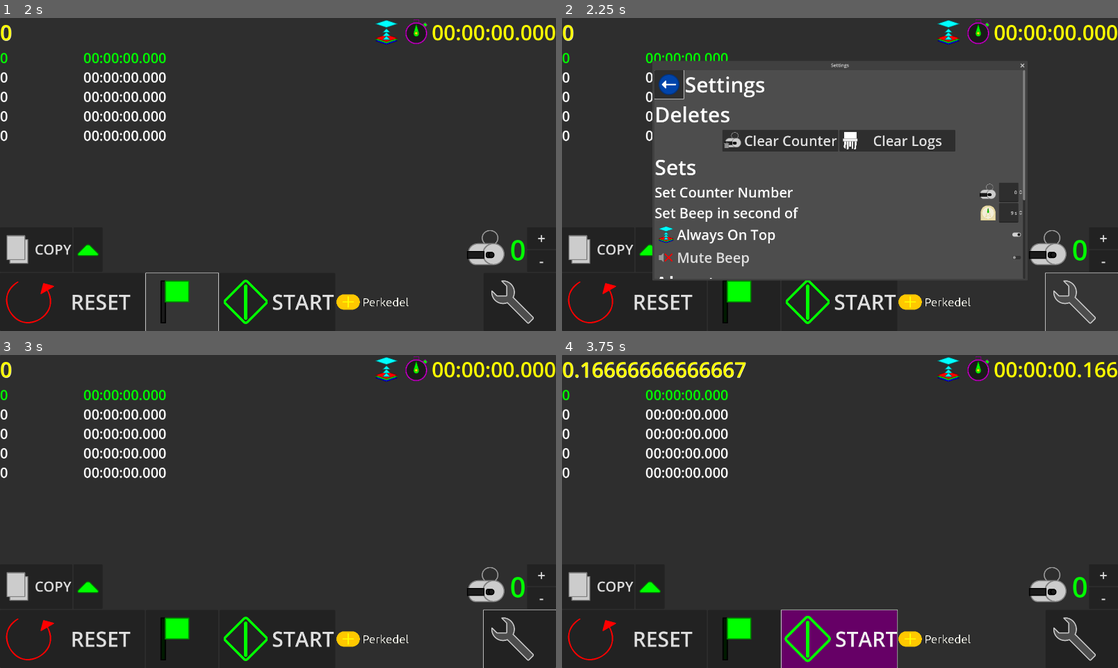
Above: before the commit, frames 1-4 (two rows, left to right).
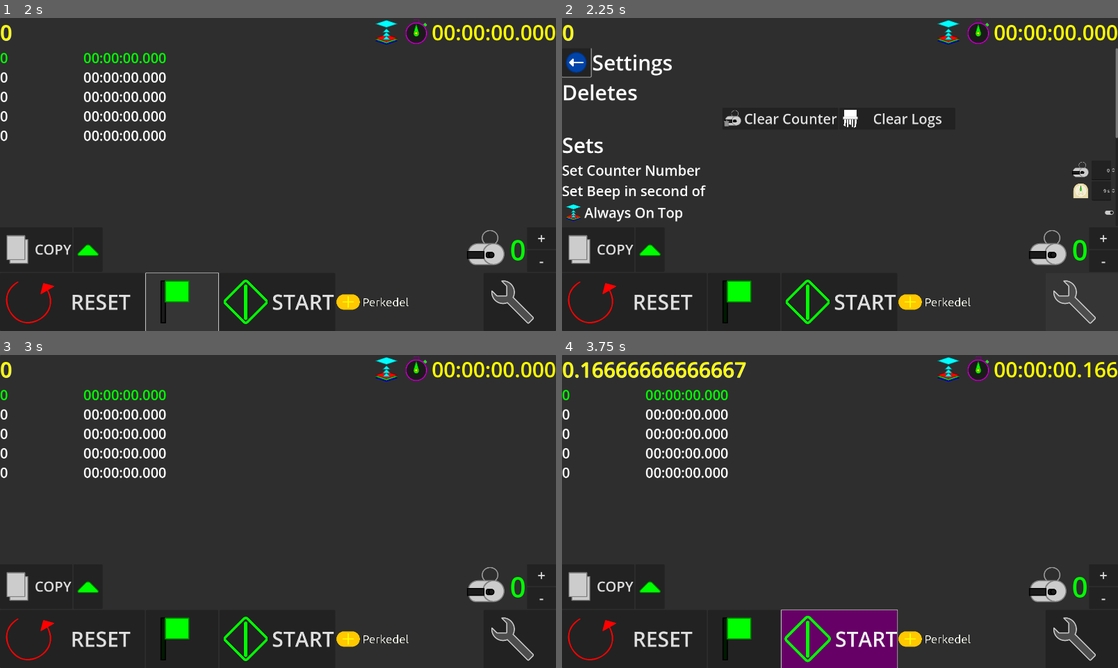
Above: after the commit, the same moments.

Repository: Perkedel/IdiotStopwatch
Game: Godot game, scene res://GameDVDCardtridge/IdiotStopwatch/idiot_stopwatch.tscn
Two runs of this game, one before a commit and one after it. Both use one fixed random seed, a clock stepped at 60 frames per second and the inputs below.
Inputs (mouse positions are in pixels of both pictures, inside the frame that each line leads up to; where the layout moved, square brackets give the same spot in the first picture):
- Up to frame 1 (2 s): click "RESET" at 0.5 s; click (183, 302) at 1.25 s
- Up to frame 2 (2.25 s): click (1079, 302) at 2 s
- Up to frame 3 (3 s): click (16, 398) [105, 420] at 2.75 s
- Up to frame 4 (3.75 s): click "START" at 3.5 s

Frame 1 is identical in both runs. In frame 2, 44% of the frame differs, in the area x 0-100%, y 9-100%; in frame 3, less than 0.1%; in frame 4, nothing differs.

Commit message:
setting use same window
it is safe to shutdown computer now

Diff:
--- a/GameDVDCardtridge/IdiotStopwatch/idiot_stopwatch.gd
+++ b/GameDVDCardtridge/IdiotStopwatch/idiot_stopwatch.gd
@@ -4,7 +4,7 @@
 
 @onready var timerDisplaySec:Label = $Control/VBoxContainer/TimeringOver/Timering/TimerDisplaySec
 @onready var timerDisplayFormat:Label = $Control/VBoxContainer/TimeringOver/Timering/TimerDisplayFormat
-@onready var logDisplay:RichTextLabel = $Control/VBoxContainer/Logs
+@onready var logDisplay:RichTextLabel = $Control/VBoxContainer/ContainsLogs/Logs
 @onready var counterDisplay:Label = $Control/VBoxContainer/HBoxContainer/CounterOverscroll/HBoxContainer/Counter
 @onready var resetButton:Button = $Control/VBoxContainer/Buttons/Reseter
 @onready var lapButton:Button = $Control/VBoxContainer/Buttons/Lapper
@@ -13,7 +13,9 @@
 @onready var backPanel:Panel = $Control/Bgron
 @onready var settingWindow:Window = $Control/SettingWindow
 @onready var confirmWindow:ConfirmationDialog = $Control/AreYouSure
+#@onready var settingContent:IdiotStopWatchSetting = $Control/SettingWindow/IdiotStopwatchSetting
 @onready var settingContent:IdiotStopWatchSetting = $Control/SettingWindow/IdiotStopwatchSetting
+@onready var settingOwnContent:IdiotStopWatchSetting = $Control/VBoxContainer/ContainsLogs/IdiotStopwatchSetting
 @onready var appIcon:TextureRect = $Control/VBoxContainer/TimeringOver/Timering/AppIcon
 @onready var muteIcon:TextureRect = $Control/VBoxContainer/TimeringOver/Timering/MuteIcon
 @onready var isOnTopIcon:TextureRect = $Control/VBoxContainer/TimeringOver/Timering/IsOnTopIcon
@@ -24,6 +26,7 @@
 @export var muteSound:bool = false
 @export var savePath:String = "user://Simpan/IdiotStopwatch/IdiotStopwatch.json"
 @export var saveDir:String = "user://Simpan/IdiotStopwatch/"
+@export var settingUsesSameWindow:bool = true
 
 var started:bool = false # is stopwatch running
 var countingNumber:int = 0 # number of reset while the stopwatch running
@@ -38,6 +41,7 @@
 	mute= false,
 }
 var dialogDoThe:String = ''
+var flagSettingOpened:bool = false
 
 var timerLogs:PackedFloat64Array = [0,0,0]
 
@@ -61,6 +65,7 @@
 	appIcon.tooltip_text = "Idiot Stopwatch v"+version
 	loaden()
 	resetButton.grab_focus()
+	beep()
 	pass # Replace with function body.
 
 func toTimeFormat(numbering:float)->String:
@@ -324,12 +329,14 @@
 	pass
 
 func logTimer():
+	#closeSettingWindow()
 	timerLogs.insert(0,timering)
 	refreshLogDisplay()
 	save()
 	pass
 
 func resetTimer():
+	#closeSettingWindow()
 	logTimer()
 	timering = 0
 	if started:
@@ -337,23 +344,49 @@
 	save()
 	pass
 
+func toggleSettingWindow():
+	if flagSettingOpened:
+		closeSettingWindow()
+	else:
+		openSettingWindow()
+	pass
+
 func openSettingWindow():
 	print('Setting')
-	setTimer(false)
-	settingContent.setBufferCounter(countingNumber)
-	settingContent.setBufferBeepInSec(timerBeepsAtSecond)
-	settingContent.setBufferOnTop(getIsOnTop())
-	settingContent.setBufferMute(muteSound)
-	settingContent.setBufferVersion(version)
-	settingWindow.always_on_top = getIsOnTop()
-	settingWindow.reset_size()
-	settingWindow.popup_centered()
+	if not settingUsesSameWindow:
+		setTimer(false)
+	if settingUsesSameWindow:
+		settingContent.setBufferCounter(countingNumber)
+		settingContent.setBufferBeepInSec(timerBeepsAtSecond)
+		settingOwnContent.setBufferOnTop(getIsOnTop())
+		settingOwnContent.setBufferMute(muteSound)
+		settingOwnContent.setBufferVersion(version)
+		logDisplay.hide()
+		settingOwnContent.show()
+		pass
+	else:
+		settingContent.setBufferCounter(countingNumber)
+		settingContent.setBufferBeepInSec(timerBeepsAtSecond)
+		settingContent.setBufferOnTop(getIsOnTop())
+		settingContent.setBufferMute(muteSound)
+		settingContent.setBufferVersion(version)
+		settingWindow.always_on_top = getIsOnTop()
+		settingWindow.reset_size()
+		settingWindow.popup_centered()
+		pass
+	flagSettingOpened = true
 	pass
 
 func closeSettingWindow():
-	settingWindow.hide()
+	if settingUsesSameWindow:
+		settingOwnContent.hide()
+		logDisplay.show()
+		pass
+	else:
+		setTimer(false)
+		settingWindow.hide()
 	setOnTop(getIsOnTop())
-	setTimer(false)
+	flagSettingOpened = false
 	save()
 	pass
 
@@ -374,6 +407,7 @@
 	_timerCondition()
 
 func toggleTimer():
+	#closeSettingWindow()
 	started = not started
 	_timerCondition()
 	pass
@@ -445,7 +479,8 @@
 
 
 func _on_settinger_pressed():
-	openSettingWindow()
+	#openSettingWindow()
+	toggleSettingWindow()
 	pass # Replace with function body.
 
 
--- a/GameDVDCardtridge/IdiotStopwatch/idiot_stopwatch.tscn
+++ b/GameDVDCardtridge/IdiotStopwatch/idiot_stopwatch.tscn
@@ -91,7 +91,11 @@
 theme_override_font_sizes/font_size = 72
 text = "00:00:00"
 
-[node name="Logs" type="RichTextLabel" parent="Control/VBoxContainer"]
+[node name="ContainsLogs" type="HBoxContainer" parent="Control/VBoxContainer"]
+layout_mode = 2
+size_flags_vertical = 3
+
+[node name="Logs" type="RichTextLabel" parent="Control/VBoxContainer/ContainsLogs"]
 layout_mode = 2
 size_flags_horizontal = 3
 size_flags_vertical = 3
@@ -107,6 +111,11 @@
 12312
 
 "
+
+[node name="IdiotStopwatchSetting" parent="Control/VBoxContainer/ContainsLogs" instance=ExtResource("2_47uch")]
+visible = false
+layout_mode = 2
+handoverSystemItself = NodePath("../../../..")
 
 [node name="Loggings" type="HBoxContainer" parent="Control/VBoxContainer"]
 visible = false
@@ -310,6 +319,11 @@
 [node name="Beeper" type="AudioStreamPlayer" parent="."]
 stream = ExtResource("2_7m24n")
 
+[connection signal="changeBeepInSec" from="Control/VBoxContainer/ContainsLogs/IdiotStopwatchSetting" to="." method="_on_idiot_stopwatch_setting_change_beep_in_sec"]
+[connection signal="changeCounter" from="Control/VBoxContainer/ContainsLogs/IdiotStopwatchSetting" to="." method="_on_idiot_stopwatch_setting_change_counter"]
+[connection signal="changeMute" from="Control/VBoxContainer/ContainsLogs/IdiotStopwatchSetting" to="." method="_on_idiot_stopwatch_setting_change_mute"]
+[connection signal="changeOnTop" from="Control/VBoxContainer/ContainsLogs/IdiotStopwatchSetting" to="." method="_on_idiot_stopwatch_setting_change_on_top"]
+[connection signal="offerReset" from="Control/VBoxContainer/ContainsLogs/IdiotStopwatchSetting" to="." method="_on_idiot_stopwatch_setting_offer_reset"]
 [connection signal="pressed" from="Control/VBoxContainer/HBoxContainer/CopyNow" to="." method="_on_copy_now_pressed"]
 [connection signal="pressed" from="Control/VBoxContainer/HBoxContainer/Adjust/Add" to="." method="_on_add_pressed"]
 [connection signal="pressed" from="Control/VBoxContainer/HBoxContainer/Adjust/Decrease" to="." method="_on_decrease_pressed"]
--- a/GameDVDCardtridge/IdiotStopwatch/menu/idiot_stopwatch_setting.gd
+++ b/GameDVDCardtridge/IdiotStopwatch/menu/idiot_stopwatch_setting.gd
@@ -15,6 +15,8 @@
 @onready var toggleMute:CheckButton = $ScrollContainer/VBoxContainer/MuteBeep
 @onready var aboutText:RichTextLabel = $ScrollContainer/VBoxContainer/AboutText
 @onready var backButton:Button = $ScrollContainer/VBoxContainer/Titler/BackButton
+
+@export var handoverSystemItself:NodePath
 
 signal changeCounter(to:int)
 signal changeBeepInSec(to:float)
@@ -54,7 +56,9 @@
 	content += '[url=https://perkedel.netlify.app][img=32]res://GameDVDCardtridge/IdiotStopwatch/sprites/Perkedel Icon.png[/img] Perkedel Technologies[/url]\n'
 	content += 'Codes = [url=https://www.gnu.org/licenses/gpl-3.0.html]GNU GPL v3[/url]\n'
 	content += 'Assets = [url=https://creativecommons.org/licenses/by-sa/4.0/]CC4.0-BY-SA[/url]\n\n'
-	content += '[url]https://github.com/Perkedel/IdiotStopwatch[/url]\n'
+	content += 'Source code: [url]https://github.com/Perkedel/IdiotStopwatch[/url]\n'
+	content += 'Sounds generated with [url=https://sfbgames.itch.io/chiptone]Chiptone from SFBGames[/url]\n'
+	content += '\n'
 	content += 'Made with [img=20]res://icon.svg[/img] Godot Engine [url=https://godotengine.org/license](MIT License)[/url].'
 	aboutText.text = content
 	pass
@@ -63,6 +67,18 @@
 	var parent = get_parent()
 	if parent is Window:
 		parent.emit_signal('close_requested')
+	#elif parent is Control:
+		#var grandparent = parent.get_parent()
+		#if grandparent.has_method('closeSettingWindow'):
+			#grandparent.call('closeSettingWindow')
+		#pass
+	else:
+		if handoverSystemItself:
+			print('Tryain get backing')
+			var itself = get_node(handoverSystemItself)
+			if itself.has_method('closeSettingWindow'):
+				itself.call('closeSettingWindow')
+			pass
 	pass
 
 # Called every frame. 'delta' is the elapsed time since the previous frame.
--- a/GameDVDCardtridge/IdiotStopwatch/menu/idiot_stopwatch_setting.tscn
+++ b/GameDVDCardtridge/IdiotStopwatch/menu/idiot_stopwatch_setting.tscn
@@ -22,6 +22,8 @@
 anchor_bottom = 1.0
 grow_horizontal = 2
 grow_vertical = 2
+size_flags_horizontal = 3
+size_flags_vertical = 3
 script = ExtResource("1_qgsuf")
 
 [node name="ScrollContainer" type="ScrollContainer" parent="."]
